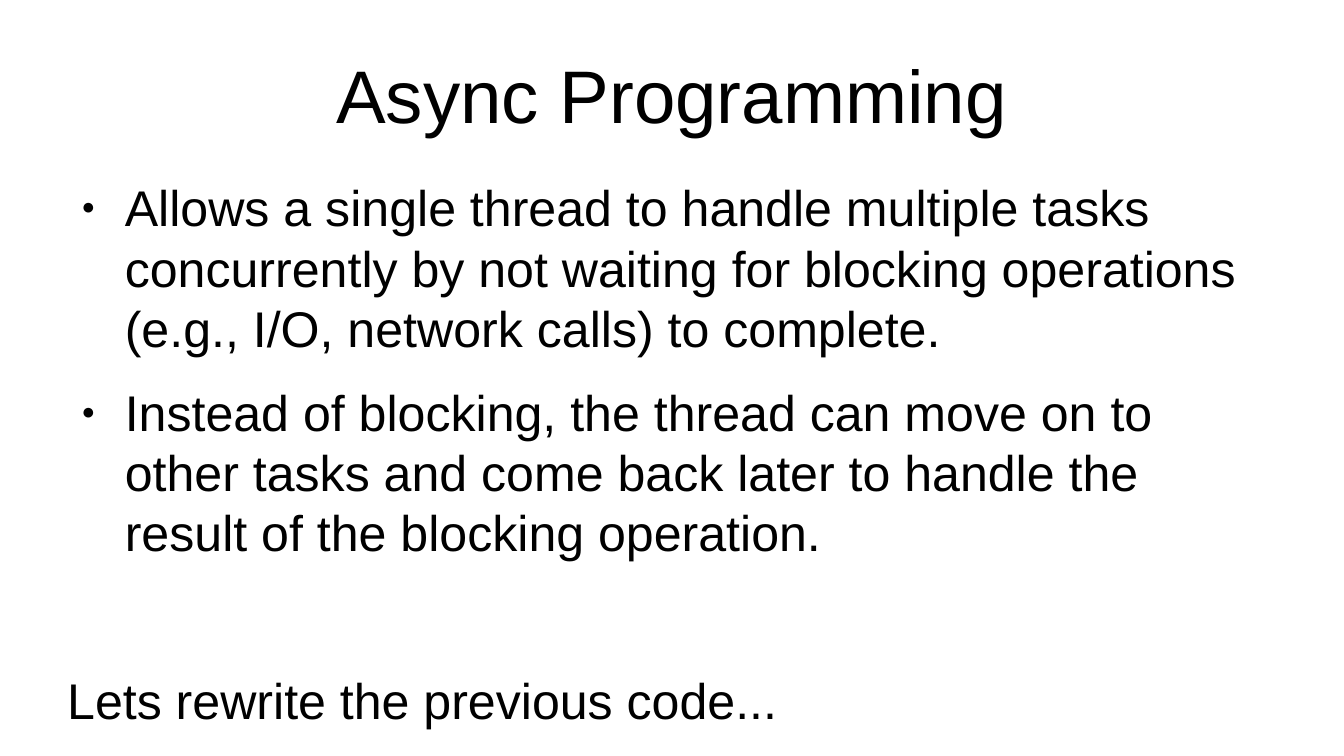
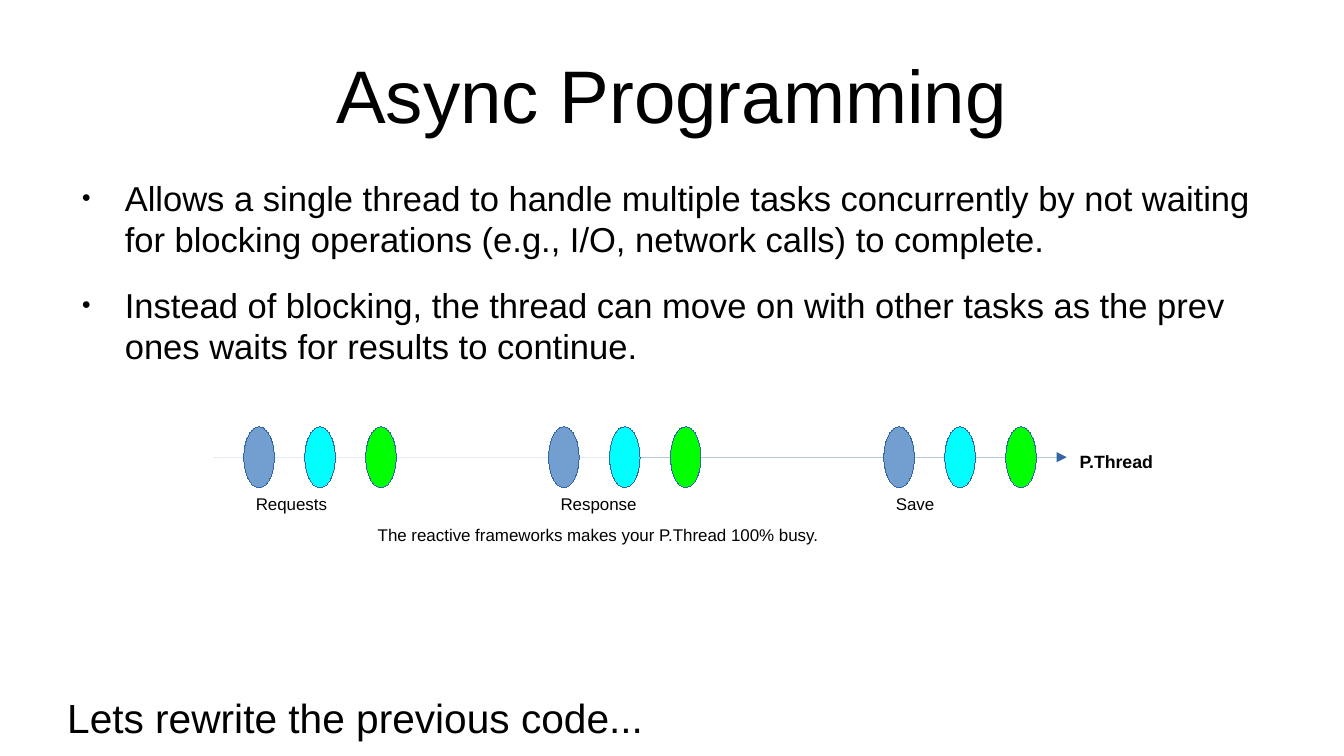
Before and after one commit to muchiri08/saf_concurency_prntn, a slide deck: slide 10 of JavaConcurrency.odp. Drawn at 1344x756 pixels with LibreOffice and Linux fonts; fonts in the diff are those of the drawing. Boxes give left, top, right and bottom in pixels: in the first picture for what was removed or moved away, otherwise in the second. Text is boxed around its words. In the diff, an @@ line names an element or a change of style, - is before the commit and + after.

Commit message:
continue

```diff
--- a/JavaConcurrency.odp
+++ b/JavaConcurrency.odp
@@ text at (67, 186, 1250, 741): size 29.6 to 20.4 pt in "Allows a single thread to handle multiple ..."; size 29.6 to 24.1 pt in "Lets rewrite the previous code..." @@
@@ text at (125, 293, 1224, 360): text changed; size 29.6 to 20.4 pt @@
-● Instead of blocking, the thread can move on to other tasks and come back later to handle the result of the blocking operation.
+● Instead of blocking, the thread can move on with other tasks as the prev ones waits for results to continue.
@@ ellipse added at (244, 427, 274, 488), fill #729FCF, outline #3465A4 0 pt @@
@@ ellipse added at (305, 427, 335, 488), fill #00FFFF, outline #3465A4 0 pt @@
@@ ellipse added at (366, 427, 396, 488), fill #00FF00, outline #3465A4 0 pt @@
@@ ellipse added at (549, 427, 579, 488), fill #729FCF, outline #3465A4 0 pt @@
@@ ellipse added at (610, 427, 640, 488), fill #00FFFF, outline #3465A4 0 pt @@
@@ ellipse added at (671, 427, 701, 488), fill #00FF00, outline #3465A4 0 pt @@
@@ ellipse added at (884, 427, 915, 488), fill #729FCF, outline #3465A4 0 pt @@
@@ ellipse added at (945, 427, 976, 488), fill #00FFFF, outline #3465A4 0 pt @@
@@ ellipse added at (1006, 427, 1037, 488), fill #00FF00, outline #3465A4 0 pt @@
@@ arrow added from (213, 457) to (1067, 457), #3465A4 0 pt @@
@@ text added at (1080, 455, 1153, 468), 10.5 pt, text #000000, bold @@
+P.Thread
@@ text added at (256, 498, 327, 514), 10 pt, text #000000 @@
+Requests
@@ text added at (561, 498, 637, 514), 10 pt, text #000000 @@
+Response
@@ text added at (896, 498, 934, 510), 10 pt, text #000000 @@
+Save
@@ text added at (378, 528, 818, 545), 10 pt, text #000000 @@
+The reactive frameworks makes your P.Thread 100% busy.
```
Also in this commit, not shown: 2 other slides changed, 1 other file.
